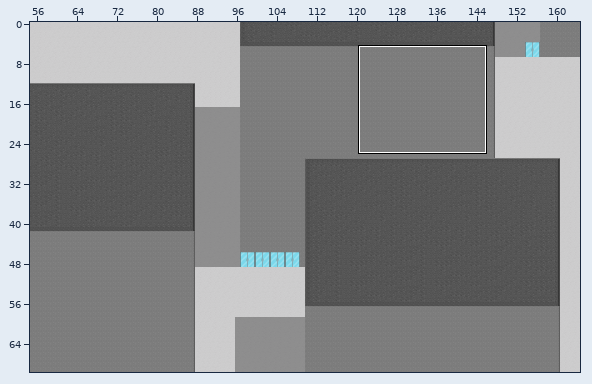
Level history. Tiled map (JSON): main/resources/worlds/RoofTopBeginning.json. The picture above shows the old version from afar; the outline marks the close-up.
Close-up. The starting point:
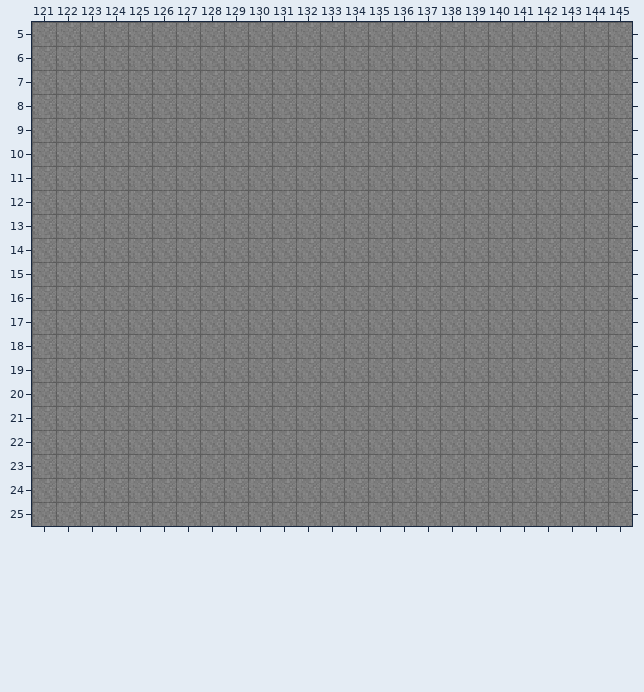
Cells are 16x16 px. Shown: x 121..145, y 5..25. The commit also changed other parts of the map, which this record leaves out.
Once edited:
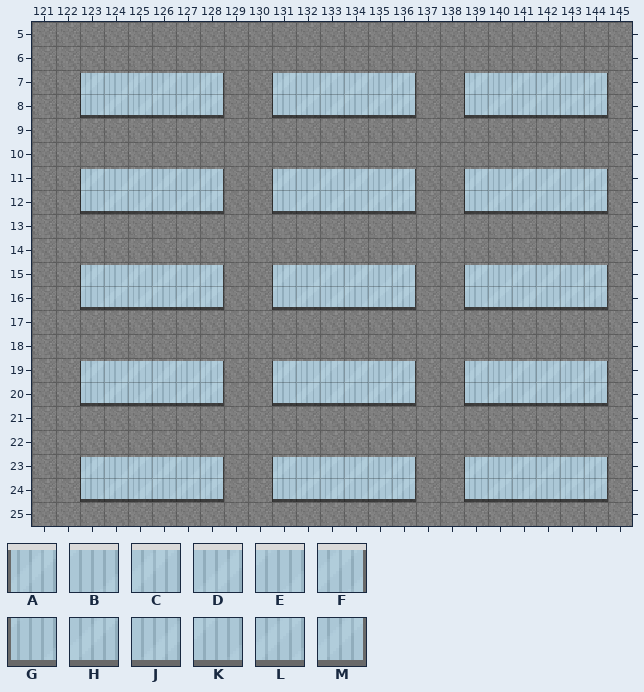
Key: from "Window6_tilesheet": A 0, B 1, C 2, D 3, E 4, F 5, G 6, H 7, J 8, K 9, L 10, M 11.
_ is an empty cell.
Tiles of an added or newly shown layer are drawn over the layers below it.
Diff:
Layer "windows" (added):
y 7: x 123..128 ______ -> ABCDEF; x 131..136 ______ -> ABCDEF; x 139..144 ______ -> ABCDEF
y 8: x 123..128 ______ -> GHJKLM; x 131..136 ______ -> GHJKLM; x 139..144 ______ -> GHJKLM
y 11: x 123..128 ______ -> ABCDEF; x 131..136 ______ -> ABCDEF; x 139..144 ______ -> ABCDEF
y 12: x 123..128 ______ -> GHJKLM; x 131..136 ______ -> GHJKLM; x 139..144 ______ -> GHJKLM
y 15: x 123..128 ______ -> ABCDEF; x 131..136 ______ -> ABCDEF; x 139..144 ______ -> ABCDEF
y 16: x 123..128 ______ -> GHJKLM; x 131..136 ______ -> GHJKLM; x 139..144 ______ -> GHJKLM
y 19: x 123..128 ______ -> ABCDEF; x 131..136 ______ -> ABCDEF; x 139..144 ______ -> ABCDEF
y 20: x 123..128 ______ -> GHJKLM; x 131..136 ______ -> GHJKLM; x 139..144 ______ -> GHJKLM
y 23: x 123..128 ______ -> ABCDEF; x 131..136 ______ -> ABCDEF; x 139..144 ______ -> ABCDEF
y 24: x 123..128 ______ -> GHJKLM; x 131..136 ______ -> GHJKLM; x 139..144 ______ -> GHJKLM
